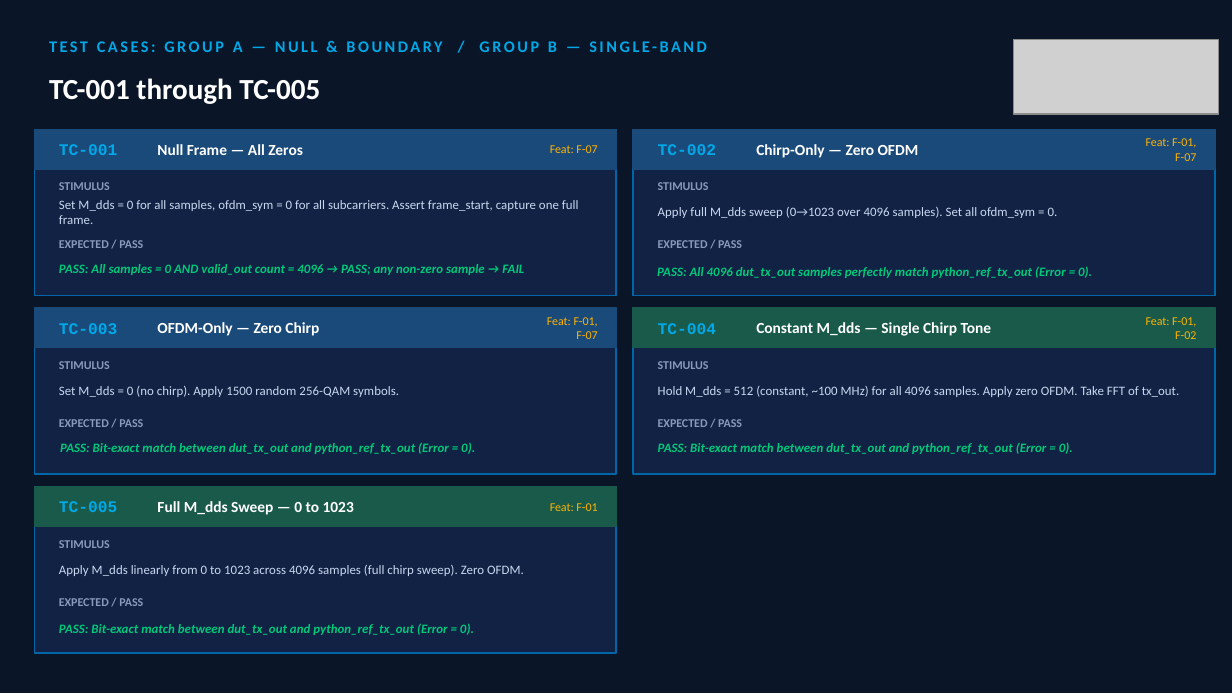
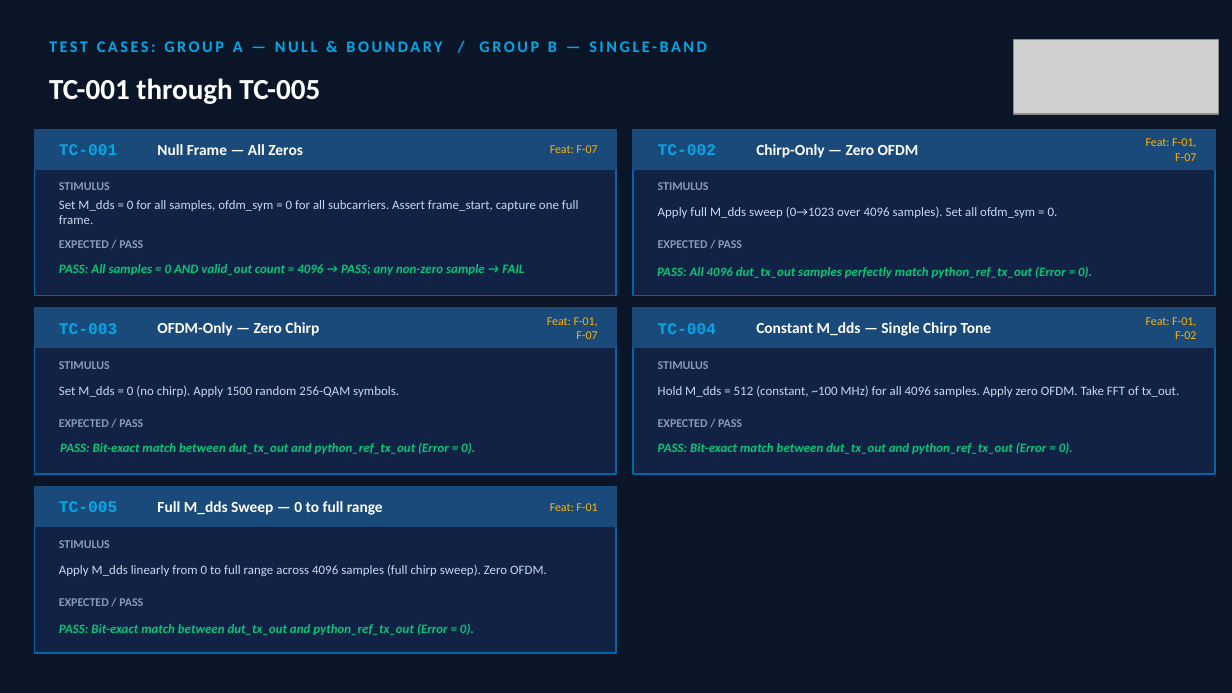
Before and after one commit to MohamedHussein27/DDS_for_5G-6G_Cellular_Network_Calibration_and_Ranging, a slide deck: slide 9 of Verification/Presenations/TX_Path_Verification_Plan.pptx. Drawn at 1232x693 pixels with LibreOffice and Linux fonts; fonts in the diff are those of the drawing; grey boxes stand for pictures. Boxes give left, top, right and bottom in pixels: in the first picture for what was removed or moved away, otherwise in the second. Text is boxed around its words. In the diff, an @@ line names an element or a change of style, - is before the commit and + after.

```diff
--- a/Verification/Presenations/TX_Path_Verification_Plan.pptx
+++ b/Verification/Presenations/TX_Path_Verification_Plan.pptx
@@ rectangle at [633,308,1215,347]: fill #1A5A4A to #1A4A7A; outline #1A5A4A 1 pt to #1A4A7A 1 pt @@
@@ rectangle at [34,487,616,526]: fill #1A5A4A to #1A4A7A; outline #1A5A4A 1 pt to #1A4A7A 1 pt @@
@@ text at [157,501,383,515]: text changed @@
-Full M_dds Sweep — 0 to 1023
+Full M_dds Sweep — 0 to full range
@@ text at [59,565,547,576]: text changed @@
-Apply M_dds linearly from 0 to 1023 across 4096 samples (full chirp sweep). Zero OFDM.
+Apply M_dds linearly from 0 to full range across 4096 samples (full chirp sweep). Zero OFDM.
```
Also in this commit, not shown: 3 other slides changed.
